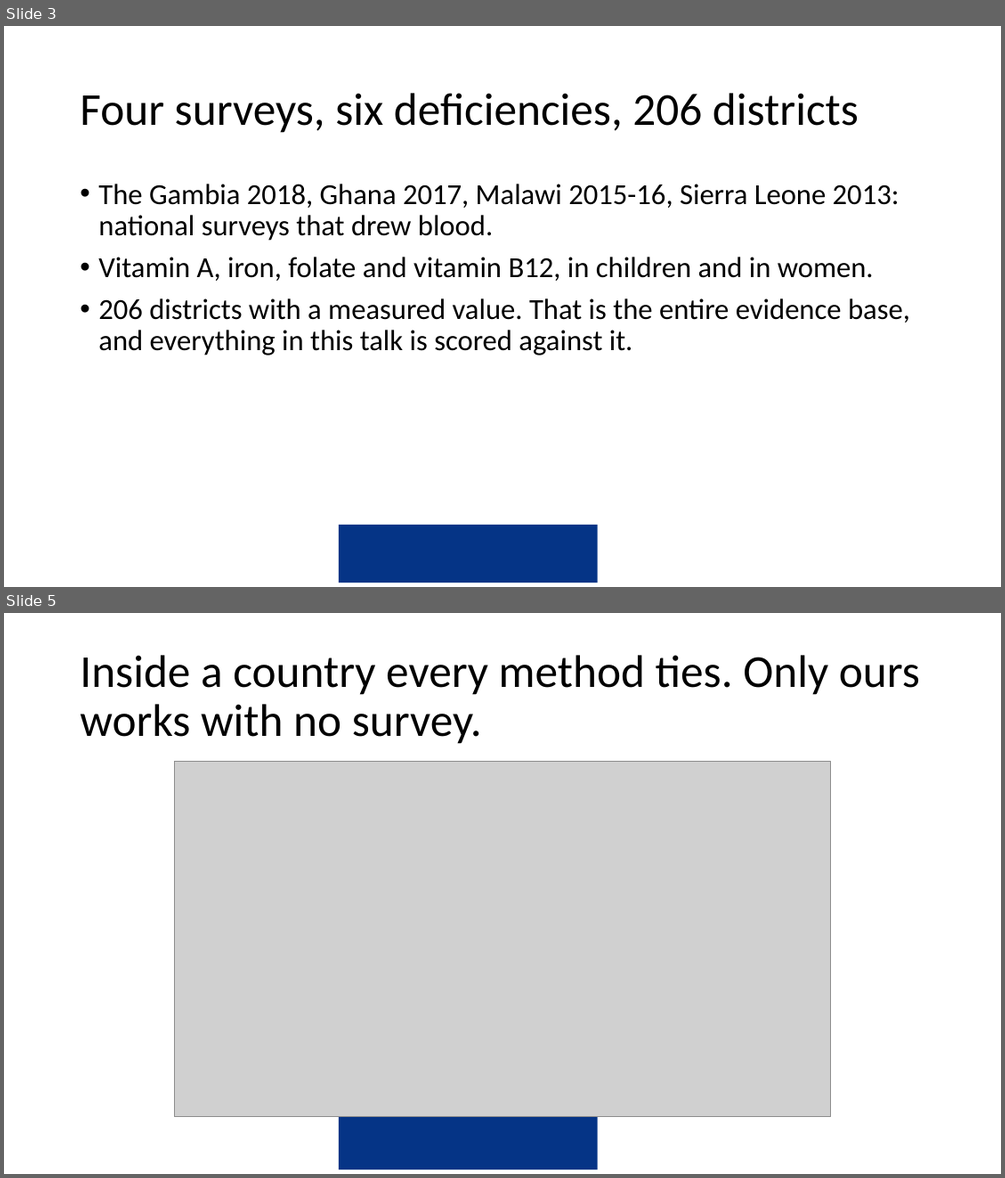
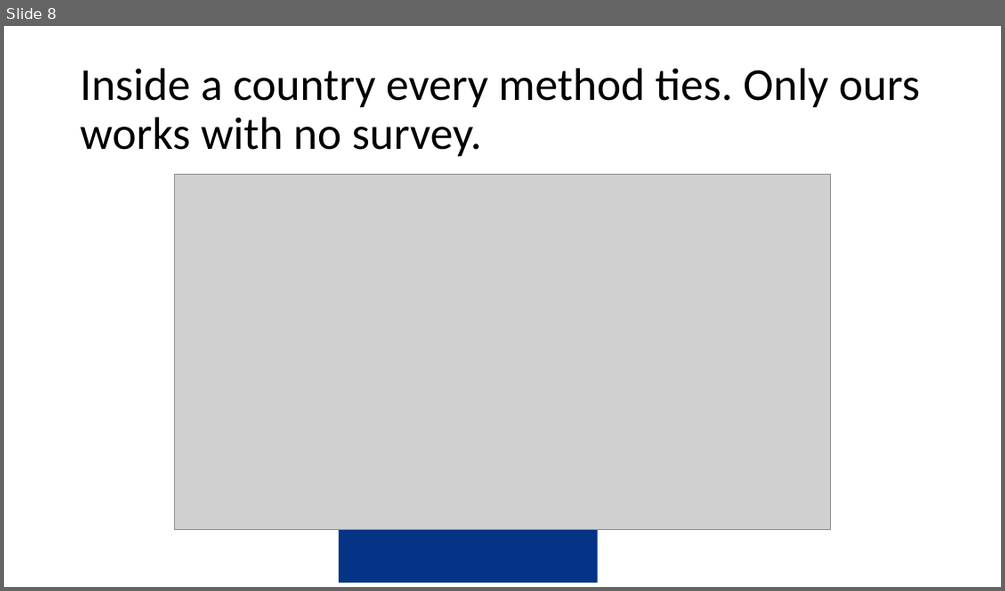
Before and after one commit to amertens/mn-prediction, a slide deck: docs/slides/MN-proxy-policy-deck-2026-09.pptx. Shown one above the other, each under a label of ours: slides 3 and 5 before the commit, slide 8 after it; the slides between them are not shown. The pictures are 1005x1178 and 1005x591 pixels, drawn with LibreOffice and Linux fonts; fonts in the diff are those of the drawing; grey boxes stand for pictures; background and template pictures are left out. Boxes give left, top, right and bottom in pixels: in the first picture for what was removed or moved away, otherwise in the second. Text is boxed around its words. In the diff, an @@ line names an element or a change of style, - is before the commit and + after.

```diff
--- a/docs/slides/MN-proxy-policy-deck-2026-09.pptx
+++ b/docs/slides/MN-proxy-policy-deck-2026-09.pptx
@@ slide 3 removed at (4,26,1001,587), background #FFFFFF; not listed: 1 template element that a slide beside it also shows @@
@@ title removed at (80,93,858,133) @@
-Four surveys, six deficiencies, 206 districts
@@ text removed at (98,184,910,355) @@
-• The Gambia 2018, Ghana 2017, Malawi 2015-16, Sierra Leone 2013: national surveys that drew blood.
-• Vitamin A, iron, folate and vitamin B12, in children and in women.
-• 206 districts with a measured value. That is the entire evidence base, and everything in this talk is scored against it.
@@ what was slide 5 is now slide 8 @@
```
Also in this commit, not shown: 5 slides changed, 6 slides added, 5 other files.
